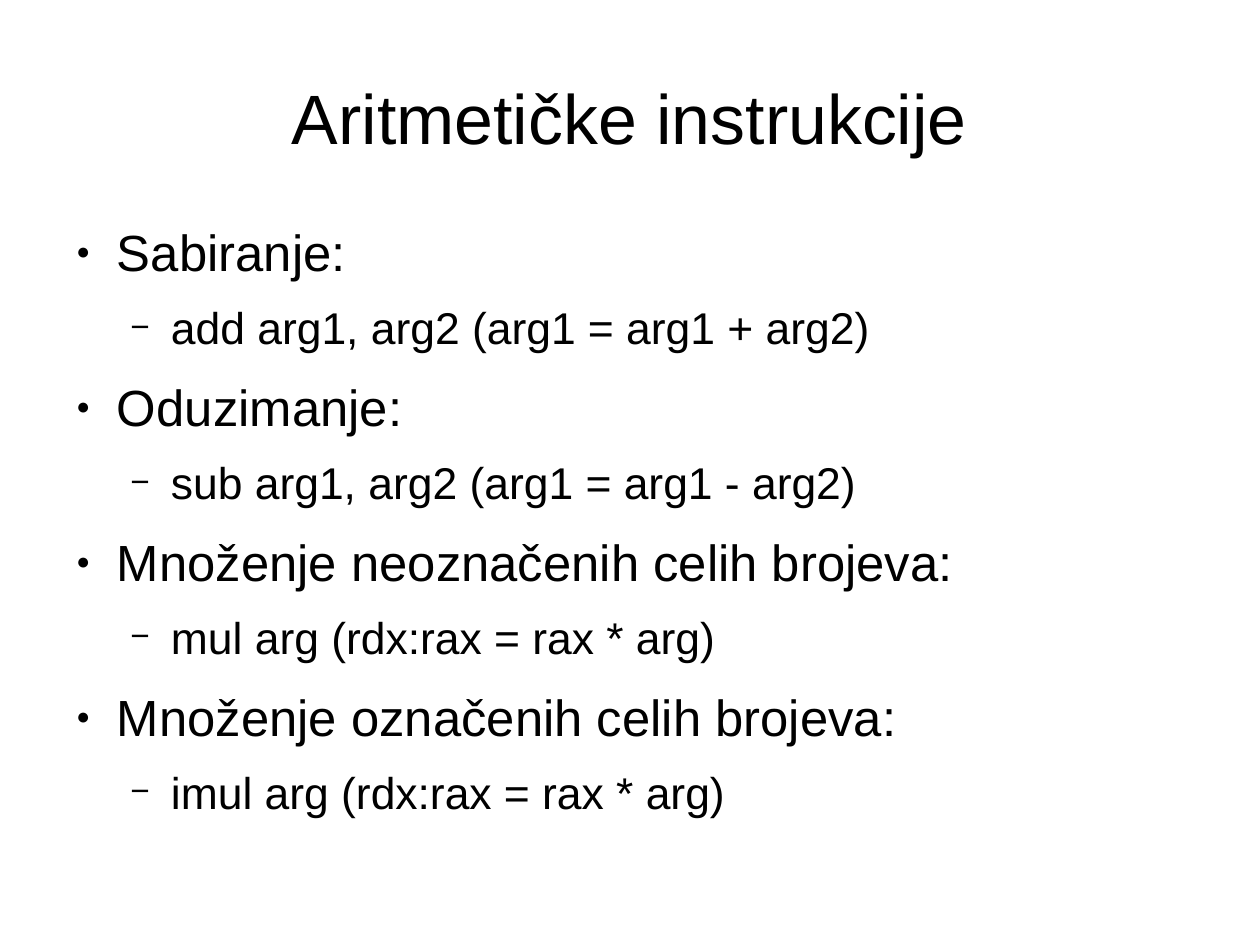
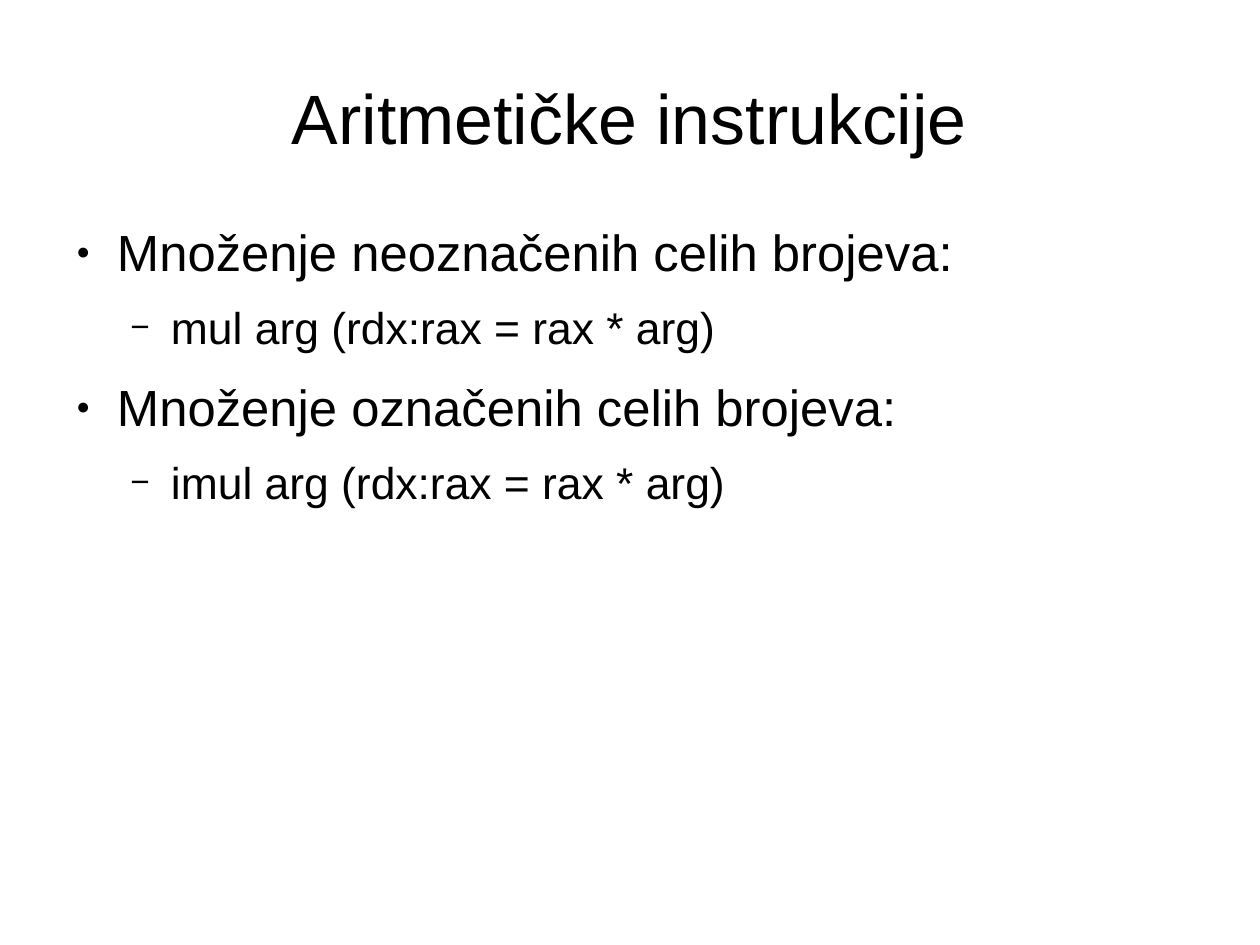
Before and after one commit to NikolaMilev/assembler-prezentacije, a slide deck: slide 23 of cas01/prez.odp (slide 22 before the commit). Drawn at 1260x945 pixels with LibreOffice and Linux fonts; fonts in the diff are those of the drawing. Boxes give left, top, right and bottom in pixels: in the first picture for what was removed or moved away, otherwise in the second. Text is boxed around its words. In the diff, an @@ line names an element or a change of style, - is before the commit and + after.

```diff
--- a/cas01/prez.odp
+++ b/cas01/prez.odp
@@ text at [117,234,870,508]: paragraphs removed @@
-● Sabiranje:
-  − add arg1, arg2 (arg1 = arg1 + arg2)
-● Oduzimanje:
-  − sub arg1, arg2 (arg1 = arg1 - arg2)
```
Also in this commit, not shown: 1 other slide changed, 1 slide added, 2 other files.
